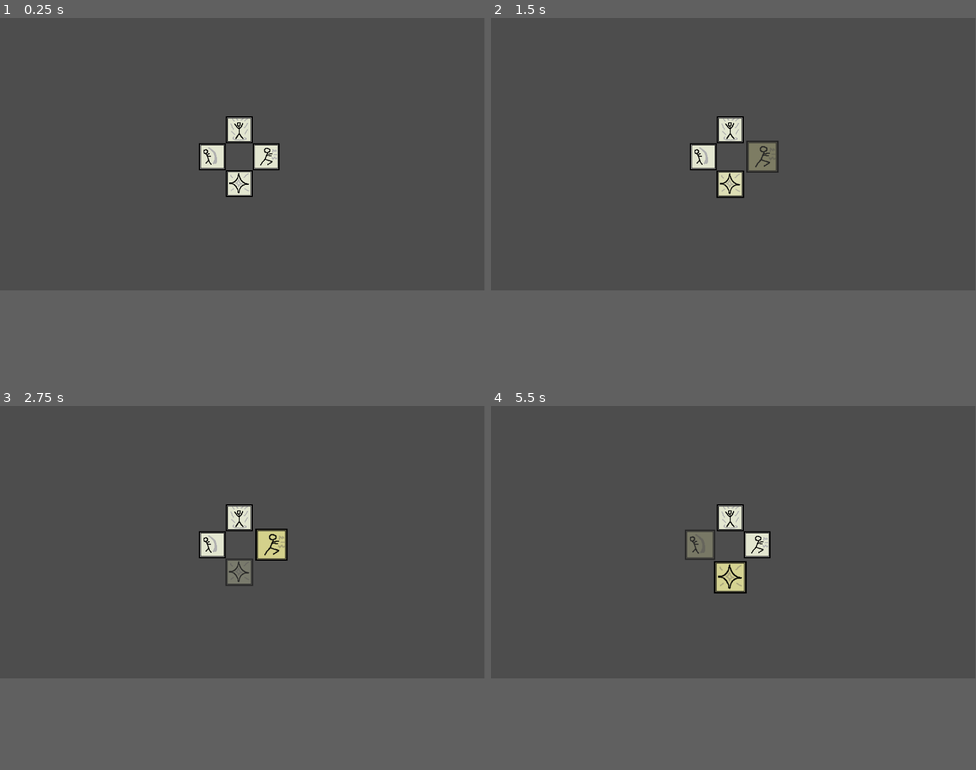
Above: before the commit, frames 1-4 (two rows, left to right).
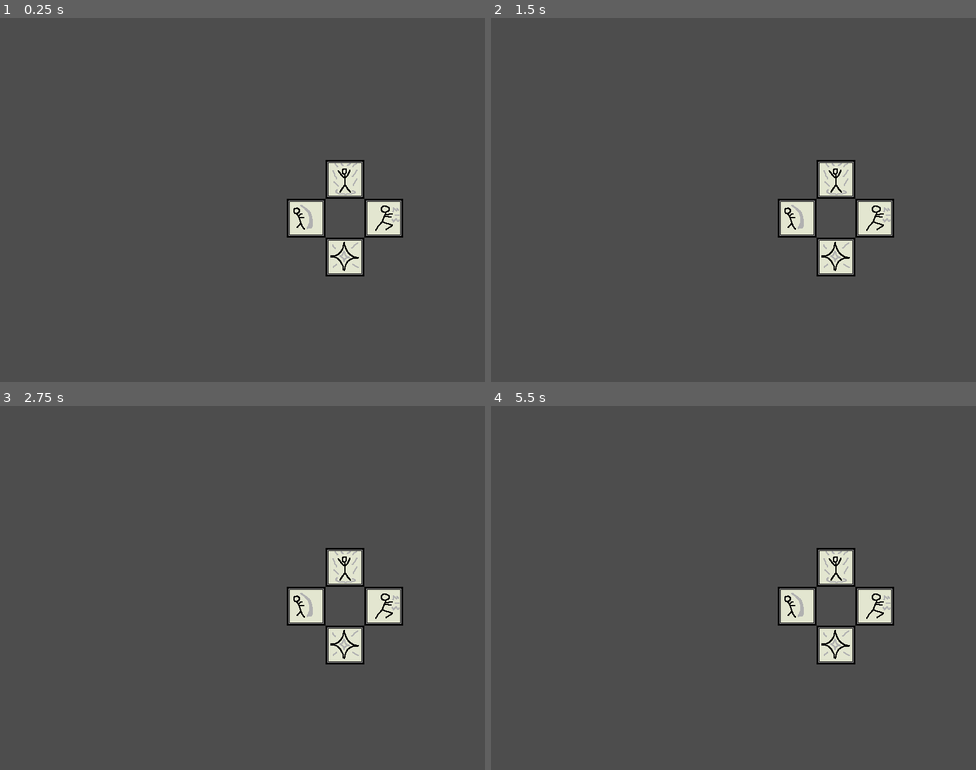
Above: after the commit, the same moments.

Repository: SamBumgardner/final-midnight
Game: Godot game, scene res://gameplay/test_scene.tscn
The game is run twice, just before and just after one commit, with the same random seed, the same clock (stepped at 60 frames per second) and the same inputs.
Inputs:
- Up to frame 1 (0.25 s): no input
- Up to frame 2 (1.5 s): tap Enter (ui_accept) at 0.5, 0.77 s; hold Right (ui_right) 0.53-1.28 s; hold Down (ui_down) from 1.28 s (still down)
- Up to frame 3 (2.75 s): tap Enter (ui_accept) at 1.52 s; release Down (ui_down) at 2.03 s; hold Right (ui_right) from 2.03 s (still down)
- Up to frame 4 (5.5 s): release Right (ui_right) at 2.78 s; hold Up (ui_up) 2.78-3.53 s; tap Enter (ui_accept) at 3.02, 3.77, 4.52, 5 s; hold Left (ui_left) 3.53-5.03 s; hold Down (ui_down) from 5.03 s (still down)
The window is 799x449 before the commit and 800x600 after it. Grey fills any space a smaller window leaves; there, only what the larger window draws over its background counts as a difference.

The runs differ from the first frame. In frame 1, 5.0% of the frame differs, in the area x 41-84%, y 27-71%; in frame 2, 5.1%; in frame 3, 5.1%; in frame 4, 5.2%, in the area x 40-84%, y 27-71%.

Commit message:
refactor controls for multiplayer

Diff:
--- a/player/ControlPalette/ControlPalette.gd
+++ b/player/ControlPalette/ControlPalette.gd
@@ -2,20 +2,16 @@
 
 class_name ControlPalette
 
+
 signal action_activated #Action to activate
 signal actions_disabled #list of disabled Action
 
-#@onready var charge_sprite = $Charge as ControlPaletteAction
-#@onready var attack_sprite = $Attack as ControlPaletteAction
-#@onready var daze_sprite = $Daze as ControlPaletteAction
-#@onready var block_sprite = $Block as ControlPaletteAction
-#@onready var action_sprites = [charge_sprite, attack_sprite, daze_sprite, block_sprite]
-
+@export var player_identifier = "p0"
 @export var input_mapping = {
-		"ui_up": GlobalConstants.Actions.CHARGE,
-		"ui_right": GlobalConstants.Actions.ATTACK,
-		"ui_down": GlobalConstants.Actions.DAZE,
-		"ui_left": GlobalConstants.Actions.BLOCK
+		"%s_up": GlobalConstants.Actions.CHARGE,
+		"%s_forward": GlobalConstants.Actions.ATTACK,
+		"%s_down": GlobalConstants.Actions.DAZE,
+		"%s_back": GlobalConstants.Actions.BLOCK
 	}
 
 var previous_action = GlobalConstants.Actions.NONE
@@ -37,6 +33,8 @@
 	disabled_actions = determine_disabled_actions()
 	emit_signal("actions_disabled", disabled_actions)
 
+	pressed_actions_stack.clear()
+
 func determine_disabled_actions():
 	var actions_to_disable = []
 	if previous_action != GlobalConstants.Actions.NONE:
@@ -47,7 +45,7 @@
 func _get_all_valid_inputs(input_retrieval_method):
 	var valid_inputs = []
 	for input in input_mapping:
-		if input_mapping[input] not in disabled_actions and input_retrieval_method.call(input):
+		if input_mapping[input] not in disabled_actions and input_retrieval_method.call(input % player_identifier):
 			valid_inputs.append(input_mapping[input])
 	return valid_inputs
 
@@ -57,12 +55,16 @@
 
 	var just_released_actions = _get_all_valid_inputs(Input.is_action_just_released)
 	for action in just_released_actions:
-		pressed_actions_stack.remove_at(pressed_actions_stack.find(action))
+		var released_action_index = pressed_actions_stack.find(action)
+		if released_action_index >= 0:
+			pressed_actions_stack.remove_at(released_action_index)
 
 	return pressed_actions_stack
 
 func _action_selected(action):
-	if action != GlobalConstants.Actions.NONE and action != current_action:
+	if action != GlobalConstants.Actions.NONE \
+			and action != current_action \
+			and action not in disabled_actions:
 		current_action = action
 		emit_signal("action_activated", current_action)
 
--- a/player/ControlPalette/ControlPaletteAction.gd
+++ b/player/ControlPalette/ControlPaletteAction.gd
@@ -75,7 +75,9 @@
 
 func _disable():
 	tween_enable.stop()
+#	tween_activate.stop()
 	tween_disable.play()
+#	tween_deactivate.play()
 
 func _enable():
 	tween_disable.stop()
--- a/project.godot
+++ b/project.godot
@@ -15,6 +15,54 @@
 config/features=PackedStringArray("4.0", "GL Compatibility")
 config/icon="res://icon.svg"
 
+[display]
+
+window/size/viewport_width=800
+window/size/viewport_height=600
+
+[input]
+
+p0_forward={
+"deadzone": 0.5,
+"events": [Object(InputEventKey,"resource_local_to_scene":false,"resource_name":"","device":-1,"window_id":0,"alt_pressed":false,"shift_pressed":false,"ctrl_pressed":false,"meta_pressed":false,"pressed":false,"keycode":0,"physical_keycode":68,"key_label":0,"unicode":100,"echo":false,"script":null)
+]
+}
+p0_back={
+"deadzone": 0.5,
+"events": [Object(InputEventKey,"resource_local_to_scene":false,"resource_name":"","device":-1,"window_id":0,"alt_pressed":false,"shift_pressed":false,"ctrl_pressed":false,"meta_pressed":false,"pressed":false,"keycode":0,"physical_keycode":65,"key_label":0,"unicode":97,"echo":false,"script":null)
+]
+}
+p0_up={
+"deadzone": 0.5,
+"events": [Object(InputEventKey,"resource_local_to_scene":false,"resource_name":"","device":-1,"window_id":0,"alt_pressed":false,"shift_pressed":false,"ctrl_pressed":false,"meta_pressed":false,"pressed":false,"keycode":0,"physical_keycode":87,"key_label":0,"unicode":119,"echo":false,"script":null)
+]
+}
+p0_down={
+"deadzone": 0.5,
+"events": [Object(InputEventKey,"resource_local_to_scene":false,"resource_name":"","device":-1,"window_id":0,"alt_pressed":false,"shift_pressed":false,"ctrl_pressed":false,"meta_pressed":false,"pressed":false,"keycode":0,"physical_keycode":83,"key_label":0,"unicode":115,"echo":false,"script":null)
+]
+}
+p1_forward={
+"deadzone": 0.5,
+"events": [Object(InputEventKey,"resource_local_to_scene":false,"resource_name":"","device":-1,"window_id":0,"alt_pressed":false,"shift_pressed":false,"ctrl_pressed":false,"meta_pressed":false,"pressed":false,"keycode":0,"physical_keycode":4194319,"key_label":0,"unicode":0,"echo":false,"script":null)
+]
+}
+p1_back={
+"deadzone": 0.5,
+"events": [Object(InputEventKey,"resource_local_to_scene":false,"resource_name":"","device":-1,"window_id":0,"alt_pressed":false,"shift_pressed":false,"ctrl_pressed":false,"meta_pressed":false,"pressed":false,"keycode":0,"physical_keycode":4194321,"key_label":0,"unicode":0,"echo":false,"script":null)
+]
+}
+p1_up={
+"deadzone": 0.5,
+"events": [Object(InputEventKey,"resource_local_to_scene":false,"resource_name":"","device":-1,"window_id":0,"alt_pressed":false,"shift_pressed":false,"ctrl_pressed":false,"meta_pressed":false,"pressed":false,"keycode":0,"physical_keycode":4194320,"key_label":0,"unicode":0,"echo":false,"script":null)
+]
+}
+p1_down={
+"deadzone": 0.5,
+"events": [Object(InputEventKey,"resource_local_to_scene":false,"resource_name":"","device":-1,"window_id":0,"alt_pressed":false,"shift_pressed":false,"ctrl_pressed":false,"meta_pressed":false,"pressed":false,"keycode":0,"physical_keycode":4194322,"key_label":0,"unicode":0,"echo":false,"script":null)
+]
+}
+
 [rendering]
 
 renderer/rendering_method="gl_compatibility"
